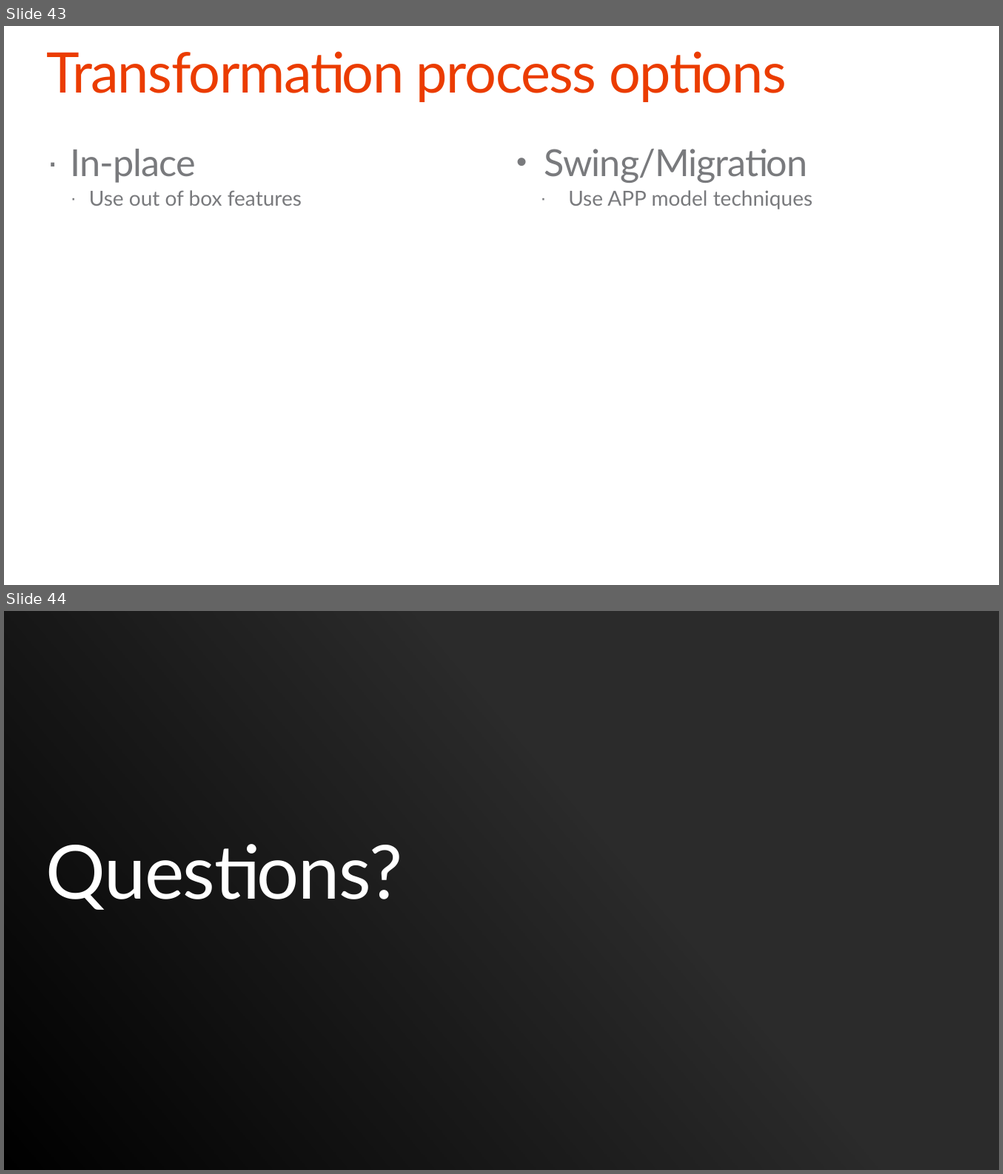
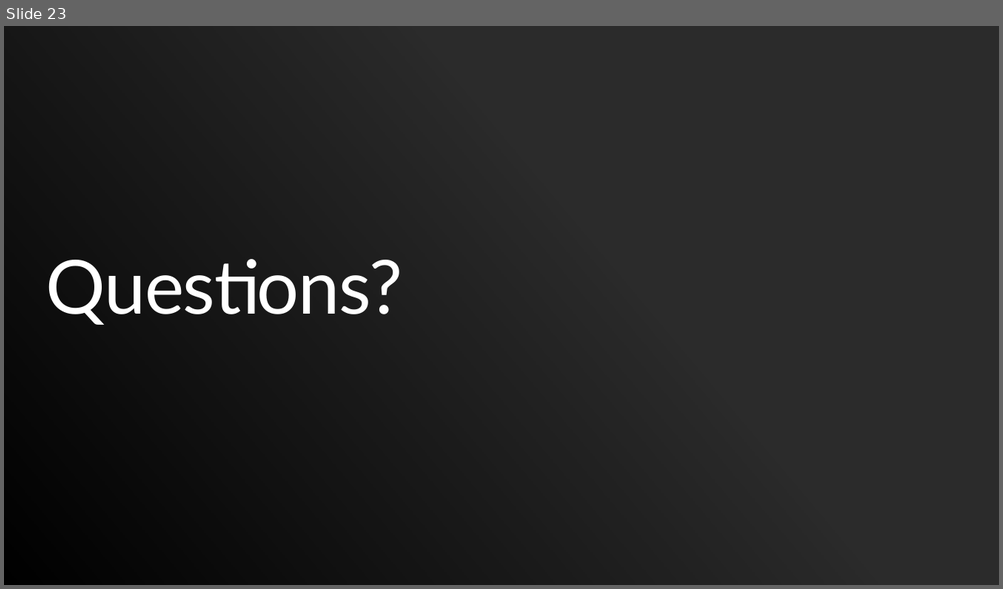
Before and after one commit to SharePoint/PnP-Guidance, a slide deck: PnP Transformation Process/Templates/Solution Design Report Presentation Template.pptx. Shown one above the other, each under a label of ours: slides 43 and 44 before the commit, slide 23 after it. The pictures are 1003x1174 and 1003x589 pixels, drawn with LibreOffice and Linux fonts; fonts in the diff are those of the drawing; background and template pictures are left out; a plain dark background stands for a picture behind light text. Boxes give left, top, right and bottom in pixels: in the first picture for what was removed or moved away, otherwise in the second. Text is boxed around its words. In the diff, an @@ line names an element or a change of style, - is before the commit and + after.

```diff
--- a/PnP Transformation Process/Templates/Solution Design Report Presentation Template.pptx
+++ b/PnP Transformation Process/Templates/Solution Design Report Presentation Template.pptx
@@ slide 43 removed at bbox=[4, 26, 999, 585], background #FFFFFF @@
@@ title removed at bbox=[46, 51, 786, 102] @@
-Transformation process options
@@ text removed at bbox=[71, 149, 301, 206] @@
-· In-place
-  · Use out of box features
@@ text removed at bbox=[544, 149, 812, 210] @@
-• Swing/Migration
-  · Use APP model techniques
@@ what was slide 44 is now slide 23 @@
```
Also in this commit, not shown: 4 slides changed, 18 slides added, 38 other slides removed.
